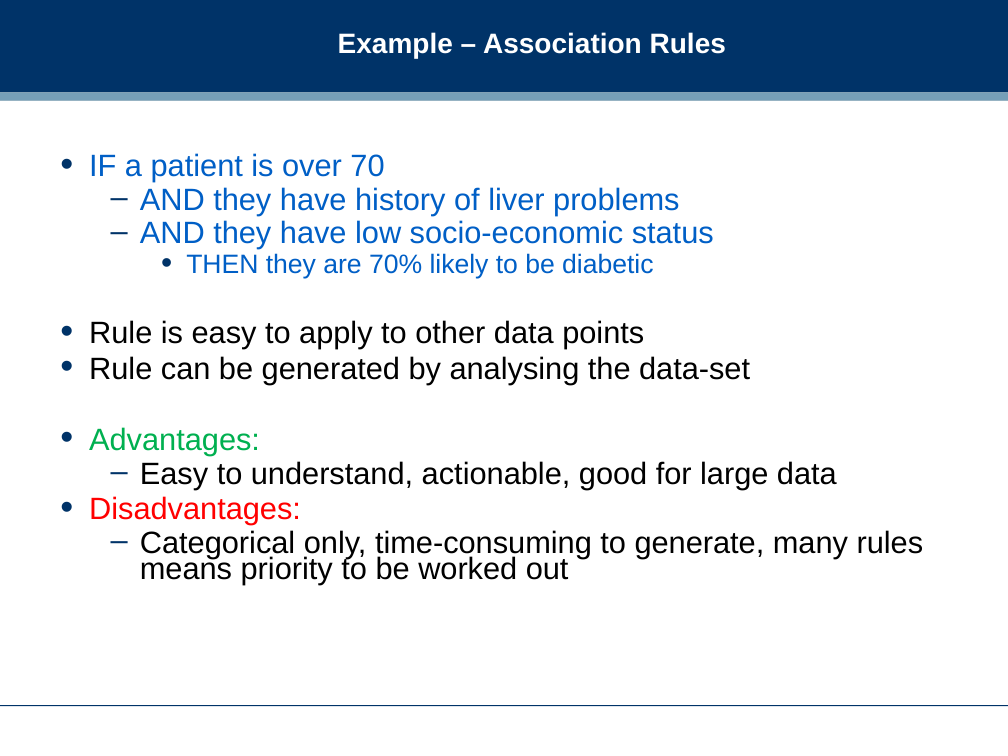
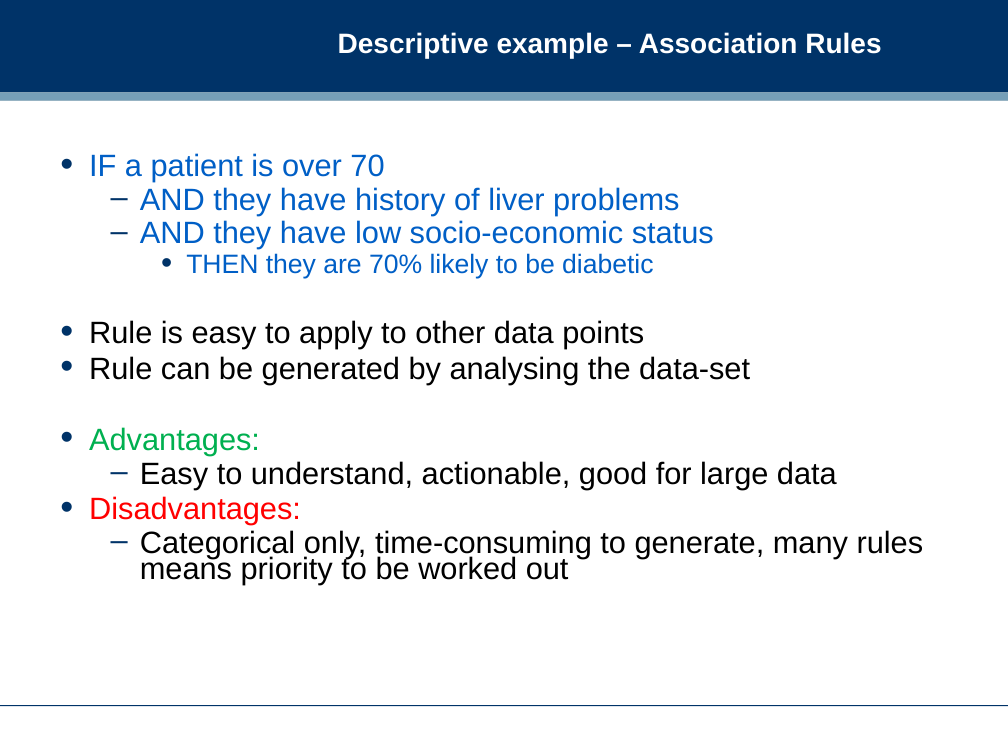
Before and after one commit to dreamind/ix, a slide deck: slide 22 of lectures/making-sense-data/analysis.ppt. Drawn at 1008x756 pixels with LibreOffice and Linux fonts; fonts in the diff are those of the drawing; background and template pictures are left out. Boxes give left, top, right and bottom in pixels: in the first picture for what was removed or moved away, otherwise in the second. Text is boxed around its words. In the diff, an @@ line names an element or a change of style, - is before the commit and + after.

```diff
--- a/lectures/making-sense-data/analysis.ppt
+++ b/lectures/making-sense-data/analysis.ppt
@@ title at box(338, 32, 881, 58): text changed @@
-Example – Association Rules
+Descriptive example – Association Rules
```
Also in this commit, not shown: 7 other slides changed, 1 slide added, 2 other files.
